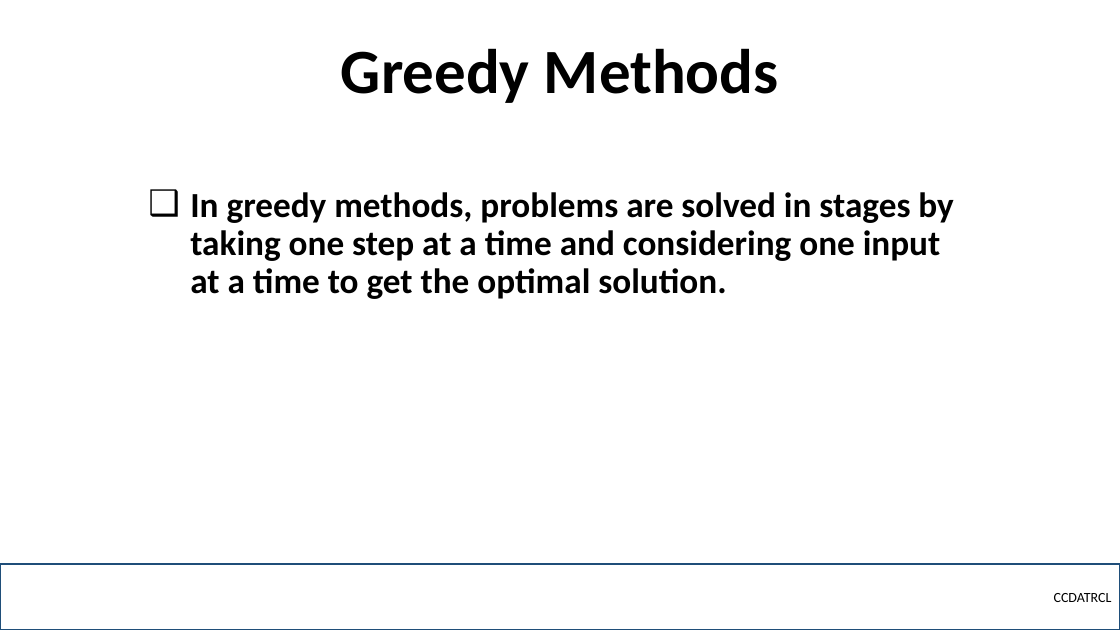
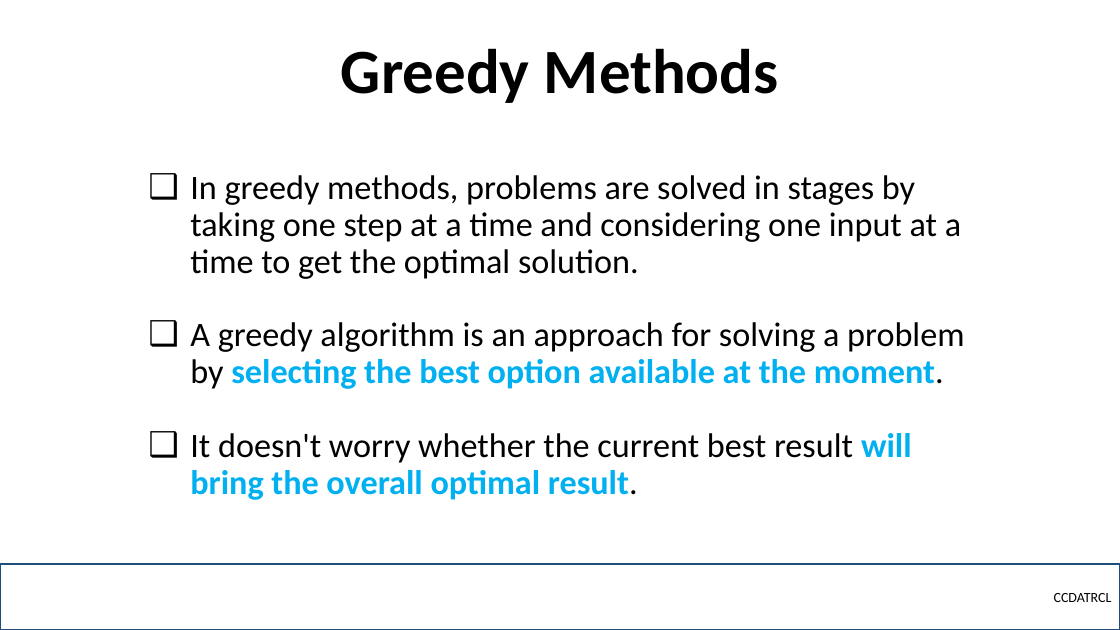
Before and after one commit to robitussin/CCDATRCL, a slide deck: slide 5 of 11 - Djikstra's Algorithm/Dijkstra.pptx. Drawn at 1120x630 pixels with LibreOffice and Linux fonts; fonts in the diff are those of the drawing; background and template pictures are left out. Boxes give left, top, right and bottom in pixels: in the first picture for what was removed or moved away, otherwise in the second. Text is boxed around its words. In the diff, an @@ line names an element or a change of style, - is before the commit and + after.

```diff
--- a/11 - Djikstra's Algorithm/Dijkstra.pptx
+++ b/11 - Djikstra's Algorithm/Dijkstra.pptx
@@ text "In greedy methods, problems are ..." moved from (x1=190, y1=192, x2=953, y2=299) to (x1=190, y1=175, x2=964, y2=500) @@
@@ text at (x1=190, y1=175, x2=961, y2=279): size 30.2 to 29.2 pt, bold off in "In greedy methods, problems are solved in ..." @@
@@ text at (x1=190, y1=322, x2=964, y2=500): paragraphs added @@
+❑ A greedy algorithm is an approach for solving a problem by selecting the best option available at the moment.
+❑ It doesn't worry whether the current best result will bring the overall optimal result.
```
Also in this commit, not shown: 15 other files.
